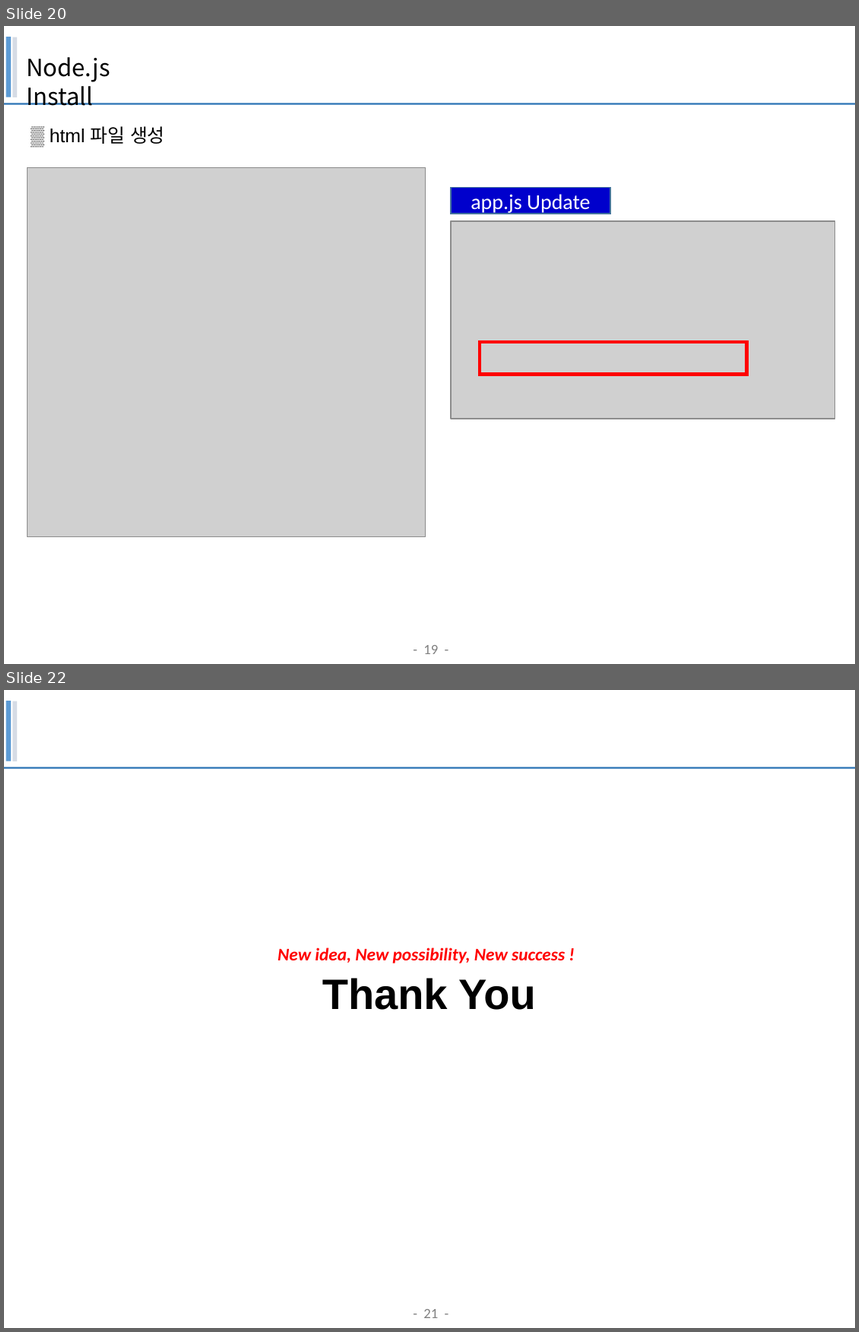
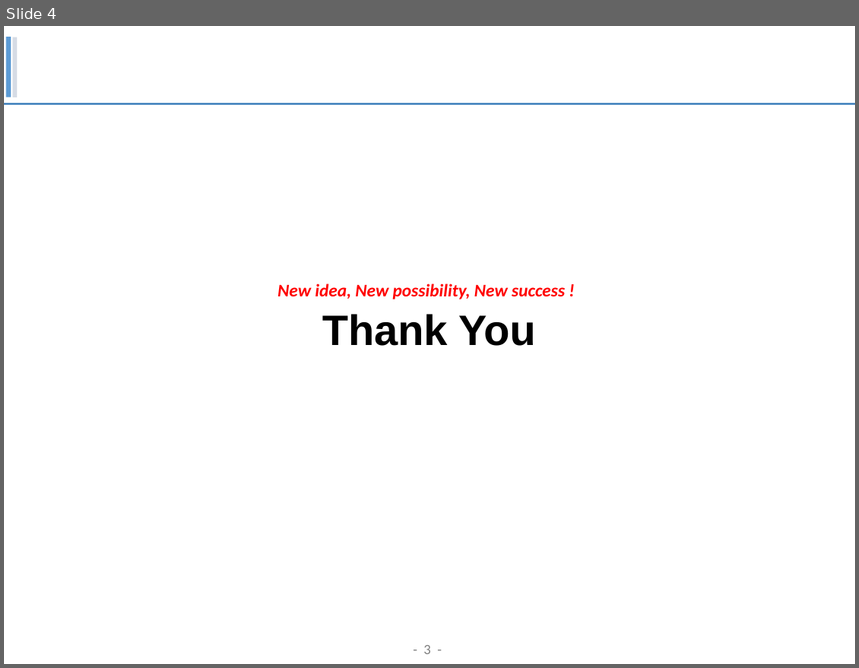
Before and after one commit to taekmu/medals, a slide deck: contents/Render.pptx. Shown one above the other, each under a label of ours: slides 20 and 22 before the commit, slide 4 after it; the slides between them are not shown. The pictures are 859x1332 and 859x668 pixels, drawn with LibreOffice and Linux fonts; fonts in the diff are those of the drawing; grey boxes stand for pictures; background and template pictures are left out. Boxes give left, top, right and bottom in pixels: in the first picture for what was removed or moved away, otherwise in the second. Text is boxed around its words. In the diff, an @@ line names an element or a change of style, - is before the commit and + after.

```diff
--- a/contents/Render.pptx
+++ b/contents/Render.pptx
@@ slide 20 removed at [4, 26, 855, 664], background #FFFFFF; not listed: 4 template elements that a slide beside it also shows @@
@@ text removed at [26, 57, 110, 106] @@
-Node.js Install
@@ text removed at [50, 126, 165, 144] @@
-▒ html 파일 생성
@@ picture removed at [27, 167, 425, 537] @@
@@ rectangle removed at [451, 188, 611, 214] @@
-app.js Update
@@ picture removed at [451, 222, 835, 419] @@
@@ rectangle removed at [480, 342, 747, 374] @@
@@ what was slide 22 is now slide 4 @@
@@ page number at [424, 645, 430, 655]: text changed @@
-- 21 -
+- 3 -
```
Also in this commit, not shown: 17 other slides removed, 4 other files.
